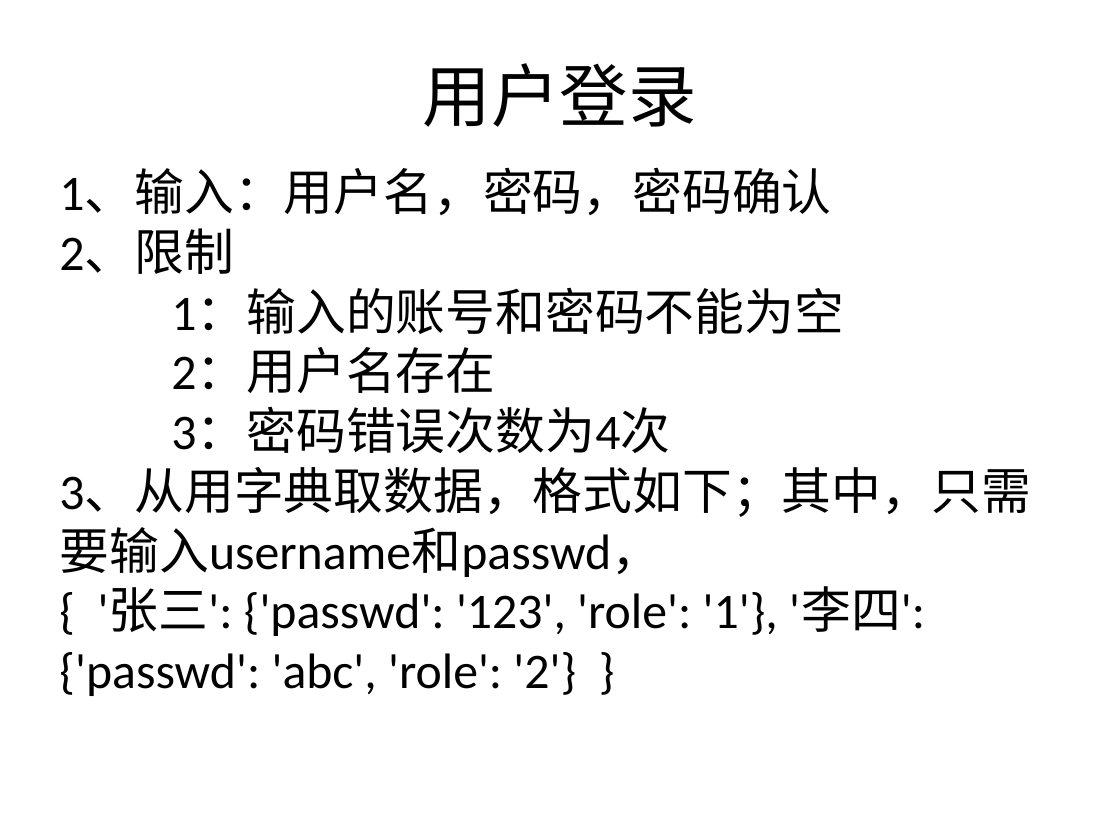
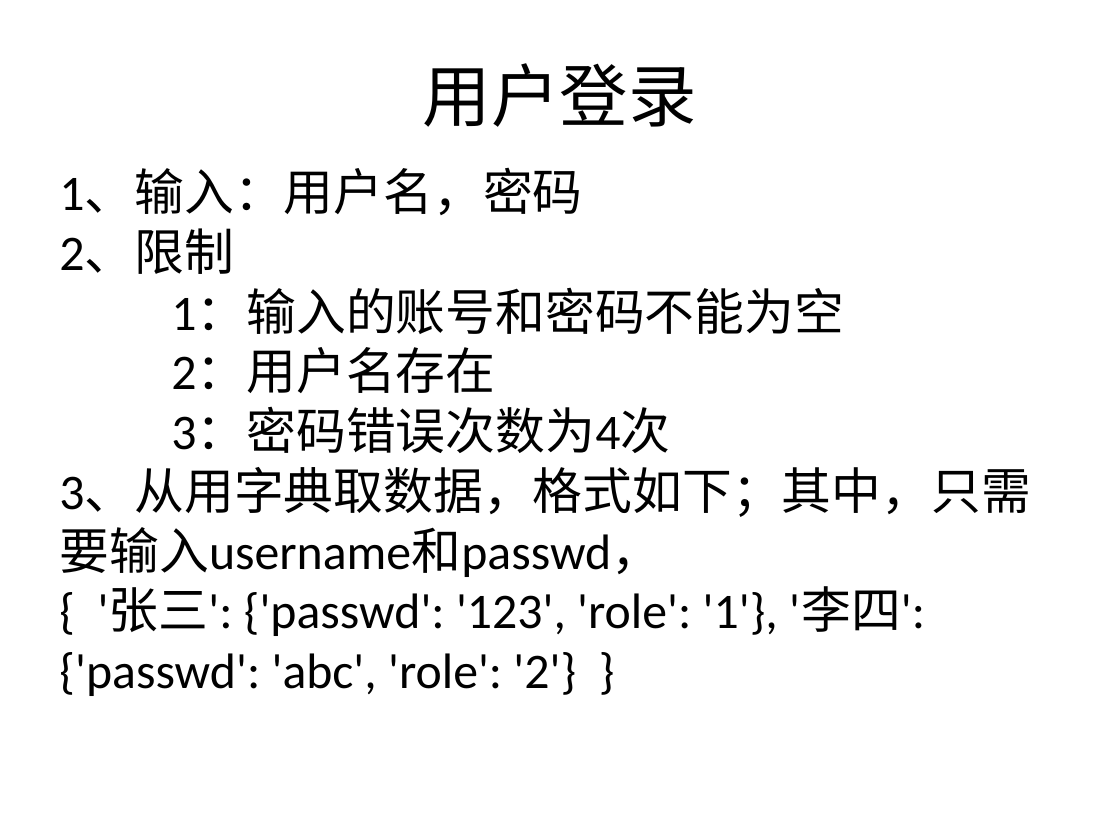
Before and after one commit to zhinan18/Python3, a slide deck: slide 27 of readme/python3_Advanced.pptx. Drawn at 1120x840 pixels with LibreOffice and Linux fonts; fonts in the diff are those of the drawing. Boxes give left, top, right and bottom in pixels: in the first picture for what was removed or moved away, otherwise in the second. Text is boxed around its words. In the diff, an @@ line names an element or a change of style, - is before the commit and + after.

```diff
--- a/readme/python3_Advanced.pptx
+++ b/readme/python3_Advanced.pptx
@@ text at [59, 169, 582, 215]: text changed @@
-1、输入：用户名，密码，密码确认
+1、输入：用户名，密码
```
Also in this commit, not shown: 2 other slides changed, 5 other files.
